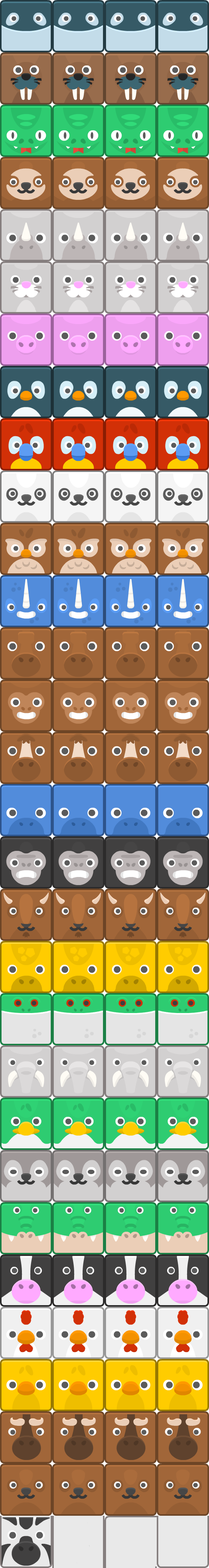
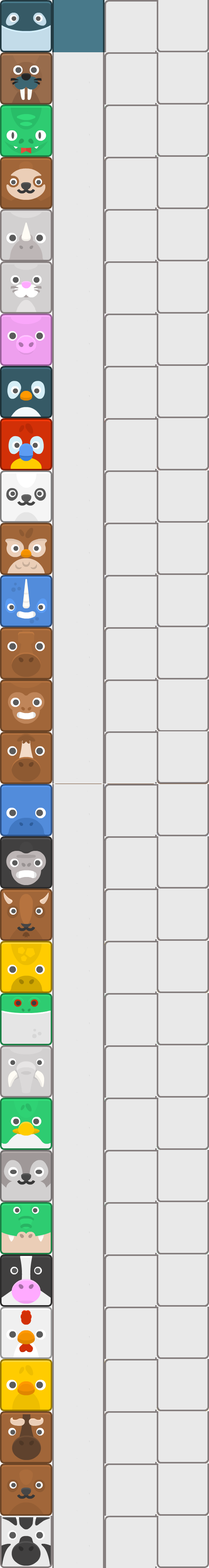
Two versions of the same layered image (209px x 1568px). Layer-by-layer changes:
added group "Group 24 copy 29" with 5 layers above "Group 24 copy 28" over 52, 0, 209, 53
added group "Group 24 copy 28" with 3 layers above "Group 24 copy 27" over 52, 1463, 209, 1516
added group "Group 24 copy 27" with 3 layers above "Group 24 copy 26" over 52, 1410, 209, 1464
added group "Group 24 copy 26" with 3 layers above "Group 24 copy 25" over 52, 1358, 209, 1412
added group "Group 24 copy 25" with 3 layers above "Group 24 copy 24" over 52, 1306, 209, 1359
added group "Group 24 copy 23" with 3 layers above "Group 24 copy 22" over 52, 1201, 209, 1255
added group "Group 24 copy 22" with 3 layers above "Group 24 copy 21" over 52, 1149, 209, 1203
added group "Group 24 copy 20" with 3 layers above "Group 24 copy 19" over 52, 1044, 209, 1098
added group "Group 24 copy 19" with 3 layers above "Group 24 copy 18" over 52, 992, 209, 1046
added group "Group 24 copy 18" with 3 layers above "Group 24 copy 17" over 52, 940, 209, 994
added group "Group 24 copy 16" with 3 layers above "Group 24 copy 15" over 52, 835, 209, 889
added group "Group 24 copy 14" with 3 layers above "Group 24 copy 13" over 52, 730, 209, 784
added group "Group 24 copy 12" with 3 layers above "Group 24 copy 11" over 52, 626, 209, 680
added group "Group 24 copy 11" with 3 layers above "Group 24 copy 10" over 52, 574, 209, 628
added group "Group 24 copy 8" with 3 layers above "Group 24 copy 7" over 52, 417, 209, 471
added group "Group 24 copy 7" with 3 layers above "Group 24 copy 6" over 52, 365, 209, 419
added group "Group 24 copy 5" with 3 layers above "Group 24 copy 4" over 52, 260, 209, 314
added group "Group 24 copy 4" with 3 layers above "Group 24 copy 3" over 52, 208, 209, 262
added group "Group 24 copy 3" with 3 layers above "Group 24 copy 2" over 52, 156, 209, 210
added group "Group 24 copy" with 3 layers above "zebra" over 52, 51, 209, 105
…and 98 more changes (98 added)
